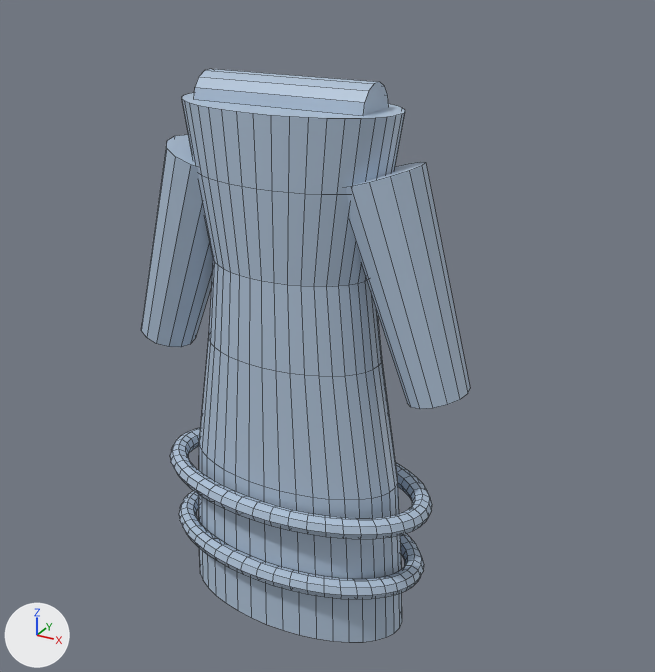
Renders of the FBX model Assets/OSSBenchmarks/SiroinoSotaiTripoSG20260925/orbital-rail-column-dress/Character/OrbitalRailColumnDress_TripoSG_Refined.fbx from each side of a commit.
One viewpoint serves both versions: a 50 mm camera at (0.841, -1.428, 1.362) aimed at (0.052, 0.006, 0.645). The axes (+X, +Y, +Z) are drawn at lower left. The lights are the same throughout. The older version comes first. Mesh edges are drawn as thin lines.

Names of what the first picture shows: 'TripoSGRefinedGarmentMesh'.
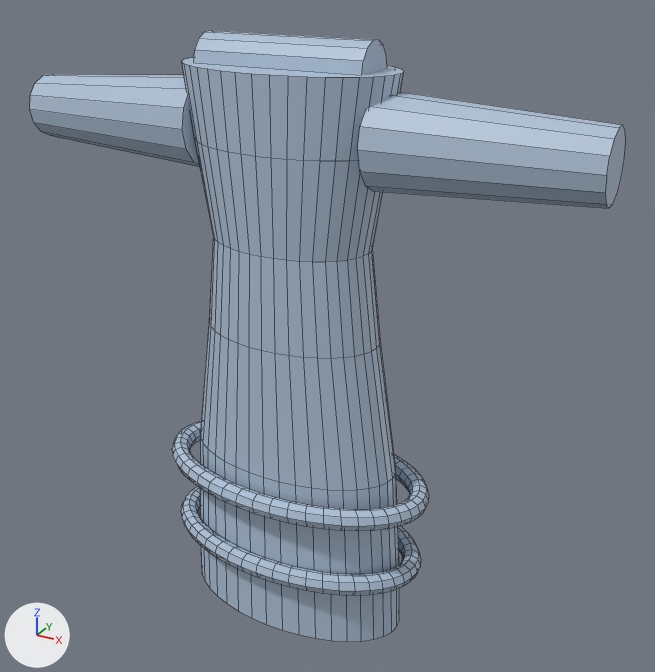
Pixel boxes [x1, y1, x2, y2] of what changed, in the pictures (655 x 672 px; the box of a moved part takes in the faces that stretch with it):
'TripoSGRefinedGarmentMesh', reshaped (81% wider, 7% taller)
    before: [141, 69, 470, 642]
    after: [30, 31, 626, 642]
part 1 of me_triposgrefinedgarmentshellmesh, moved or reshaped
    before: [182, 93, 405, 642]
    after: [182, 58, 404, 642]
part 2 of me_triposgrefinedgarmentshellmesh, moved or reshaped
    before: [194, 69, 389, 116]
    after: [194, 31, 387, 75]
part 3 of me_triposgrefinedgarmentshellmesh, moved or reshaped
    before: [179, 491, 424, 599]
    after: [181, 487, 421, 595]
part 4 of me_triposgrefinedgarmentshellmesh, moved or reshaped
    before: [170, 428, 432, 539]
    after: [172, 422, 429, 531]
part 5 of me_triposgrefinedgarmentshellmesh, moved or reshaped
    before: [141, 135, 213, 347]
    after: [30, 74, 200, 167]
part 6 of me_triposgrefinedgarmentshellmesh, moved or reshaped
    before: [346, 162, 470, 409]
    after: [358, 92, 626, 208]

What changed in the scene script:
```text
Change me_triposgrefinedgarmentshellmesh:
    used by ob_triposgrefinedgarmentmesh; location = (0.0, 0.0, 0.0)
    remove me_triposgrefinedgarmentshellmesh.from_pydata(...)  # 1162 vertices, 1080 faces; spans x -0.363..0.363, y -0.203..0.135, z 0.035..1.143
    add me_triposgrefinedgarmentshellmesh.from_pydata(...)  # 1162 vertices, 1080 faces; spans x -0.569..0.569, y -0.203..0.135, z 0.035..1.209
    me_triposgrefinedgarmentshellmesh part 1: the loose piece of 280 vertices spanning x -0.249..0.249, y -0.164..0.086, z 0.035..1.096 is scaled about its middle by (0.975, 1, 1.06), then moved by (0.0, 0.0, 0.032)
    me_triposgrefinedgarmentshellmesh part 2: the loose piece of 28 vertices spanning x -0.17..0.17, y -0.087..0.009, z 1.05..1.143 is scaled about its middle by (0.975, 1, 1.06), then moved by (0.0, 0.0, 0.064)
    me_triposgrefinedgarmentshellmesh part 3: the loose piece of 384 vertices spanning x -0.291..0.291, y -0.197..0.119, z 0.164..0.204 is scaled about its middle by (0.975, 1, 1.06), then moved by (0.0, 0.0, 0.009)
    me_triposgrefinedgarmentshellmesh part 4: the loose piece of 384 vertices spanning x -0.301..0.301, y -0.203..0.124, z 0.312..0.352 is scaled about its middle by (0.975, 1, 1.06), then moved by (0.0, 0.0, 0.018)
    me_triposgrefinedgarmentshellmesh part 5: 28 of 1162 vertices moved; they spanned x -0.363..-0.105, y -0.117..0.038, z 0.58..1.015 and now span x -0.569..-0.176, y -0.119..0.04, z 0.965..1.129; mean shift (-0.128, 0.0, 0.254); largest move (-0.273, 0.006, 0.586) -> (-0.569, -0.003, 1.096)
    me_triposgrefinedgarmentshellmesh part 6: 28 of 1162 vertices moved; they spanned x 0.105..0.363, y -0.117..0.038, z 0.58..1.015 and now span x 0.176..0.569, y -0.119..0.04, z 0.965..1.129; mean shift (0.128, 0.0, 0.254); largest move (0.273, 0.006, 0.586) -> (0.569, -0.003, 1.096)
    other edits to the shape of me_triposgrefinedgarmentshellmesh do not show in these pictures
```
